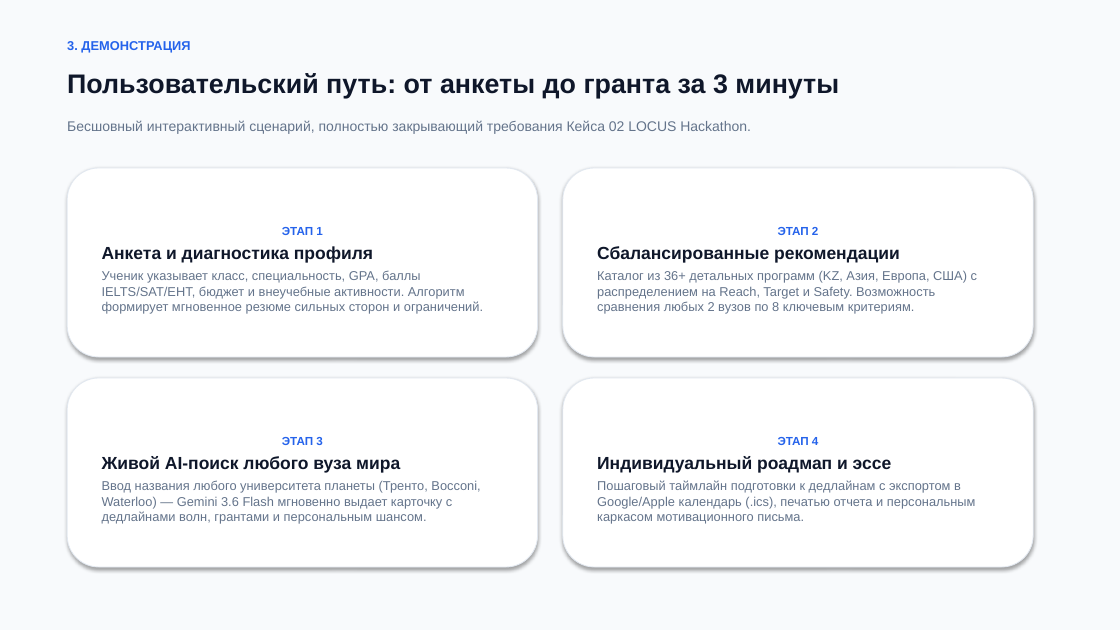
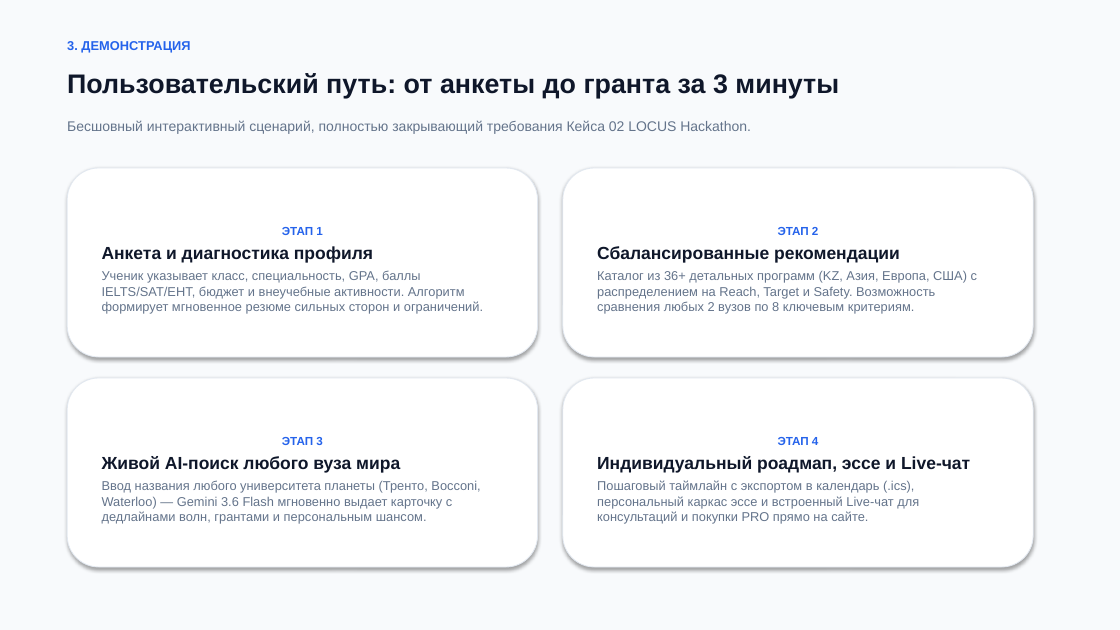
Before and after one commit to adilhan385/Admitroute, a slide deck: slide 4 of AdmitRoute_Presentation_8Slides.pptx. Drawn at 1120x630 pixels with LibreOffice and Linux fonts; fonts in the diff are those of the drawing. Boxes give left, top, right and bottom in pixels: in the first picture for what was removed or moved away, otherwise in the second. Text is boxed around its words. In the diff, an @@ line names an element or a change of style, - is before the commit and + after.

Commit message:
feat: in-app floating live chat with 1-click PRO purchase and admin activation

```diff
--- a/AdmitRoute_Presentation_8Slides.pptx
+++ b/AdmitRoute_Presentation_8Slides.pptx
@@ text in rounded rectangle at <box>597,456,970,524</box>: text changed @@
-Индивидуальный роадмап и эссе
-Пошаговый таймлайн подготовки к дедлайнам с экспортом в Google/Apple календарь (.ics), печатью отчета и персональным каркасом мотивационного письма.
+Индивидуальный роадмап, эссе и Live-чат
+Пошаговый таймлайн с экспортом в календарь (.ics), персональный каркас эссе и встроенный Live-чат для консультаций и покупки PRO прямо на сайте.
```
Also in this commit, not shown: 2 other slides changed, 4 other files.
